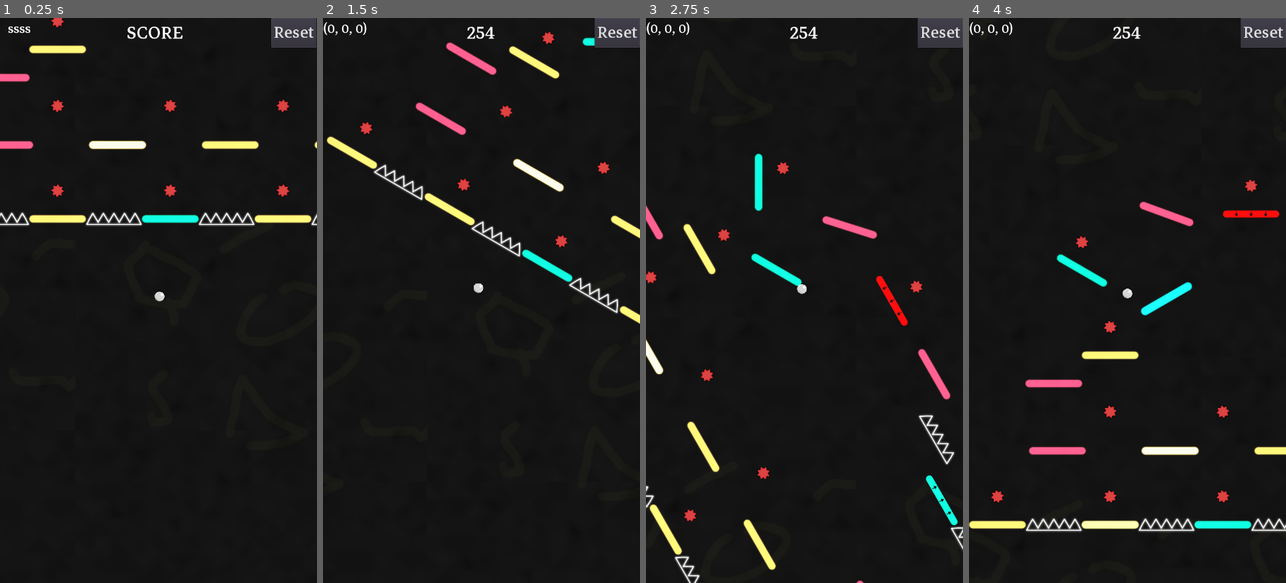
Above: before the commit, frames 1-4 (left to right).
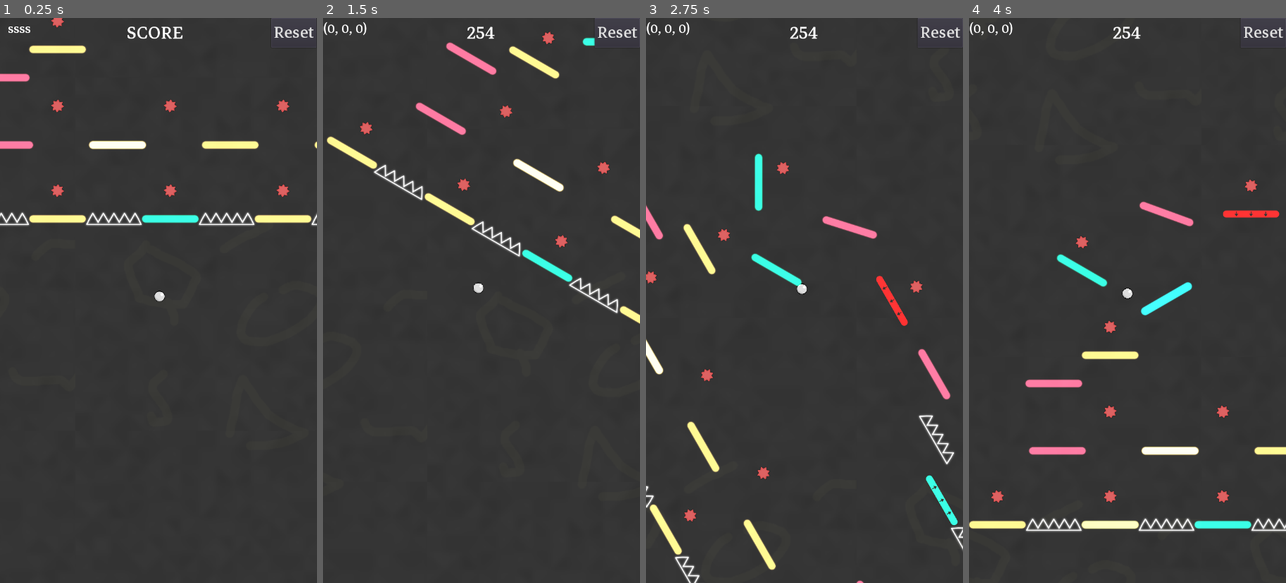
Above: after the commit, the same moments.

Repository: dolorismachina/Pivot
Game: Godot game, scene res://Scenes/Main/Main.tscn
The game is run twice, just before and just after one commit, with the same random seed, the same clock (stepped at 60 frames per second) and the same inputs. The engine's default icon, where the game draws it, is replaced by a stand-in: a white triangle on a blue panel in a dark square.
Inputs (mouse positions are in pixels of both pictures, inside the frame that each line leads up to):
- Up to frame 1 (0.25 s): no input
- Up to frame 2 (1.5 s): move the mouse to (551, 272) at 0.52 s; hold Right (ui_right) 0.53-1.28 s; hold Space (space) 0.53-1.28 s; click (551, 272) at 0.67 s; move the mouse to (418, 328) at 1.27 s; hold Left (ui_left) from 1.28 s (still down); tap Space (space) at 1.35 s
- Up to frame 3 (2.75 s): move the mouse to (836, 176) at 2.02 s; release Left (ui_left) at 2.03 s; hold Right (ui_right) from 2.03 s (still down); hold Space (space) from 2.03 s (still down)
- Up to frame 4 (4 s): move the mouse to (1111, 413) at 2.77 s; release Space (space) at 2.78 s; tap Space (space) at 2.85 s; click (1111, 413) at 2.92 s; move the mouse to (1222, 385) at 3.52 s; release Right (ui_right) at 3.53 s; hold Left (ui_left) from 3.53 s (still down); hold Space (space) from 3.53 s (still down)

The runs differ from the first frame. In frame 1, 98% of the frame differs, in the area x 0-100%, y 0-100%; in frame 2, 98%; in frame 3, 98%; in frame 4, 98%.
Error in both runs: Invalid get index 'modulate' (on base: 'Tween'). (res://Scenes/Blocks/Block/Block.gd:52)

Commit message:
Remove environment

Diff:
--- a/Scenes/Main/Main.tscn
+++ b/Scenes/Main/Main.tscn
@@ -1,11 +1,10 @@
-[gd_scene load_steps=7 format=2]
+[gd_scene load_steps=6 format=2]
 
 [ext_resource path="res://Scenes/Main/Main.gd" type="Script" id=1]
 [ext_resource path="res://Scenes/Player/Player.tscn" type="PackedScene" id=2]
 [ext_resource path="res://Scenes/HUD/HUD.tscn" type="PackedScene" id=3]
 [ext_resource path="res://Scenes/Background/Background.tscn" type="PackedScene" id=4]
-[ext_resource path="res://Environment.tres" type="Environment" id=5]
-[ext_resource path="res://Assets/Meavy_Boy_-_04_-_Unrequited_Attention.ogg" type="AudioStream" id=6]
+[ext_resource path="res://Assets/Meavy_Boy_-_04_-_Unrequited_Attention.ogg" type="AudioStream" id=5]
 
 [node name="Main" type="Node2D"]
 script = ExtResource( 1 )
@@ -21,10 +20,9 @@
 autostart = true
 
 [node name="WorldEnvironment" type="WorldEnvironment" parent="."]
-environment = ExtResource( 5 )
 
 [node name="AudioBackgroundMusic" type="AudioStreamPlayer" parent="."]
-stream = ExtResource( 6 )
+stream = ExtResource( 5 )
 volume_db = -10.0
 autoplay = true
 
